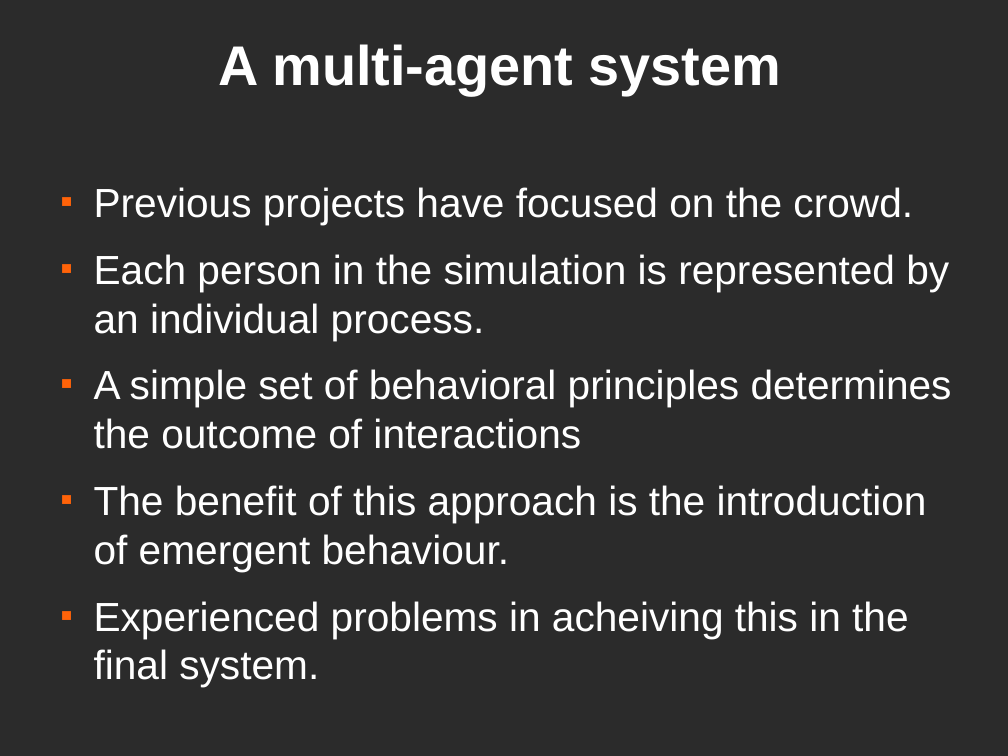
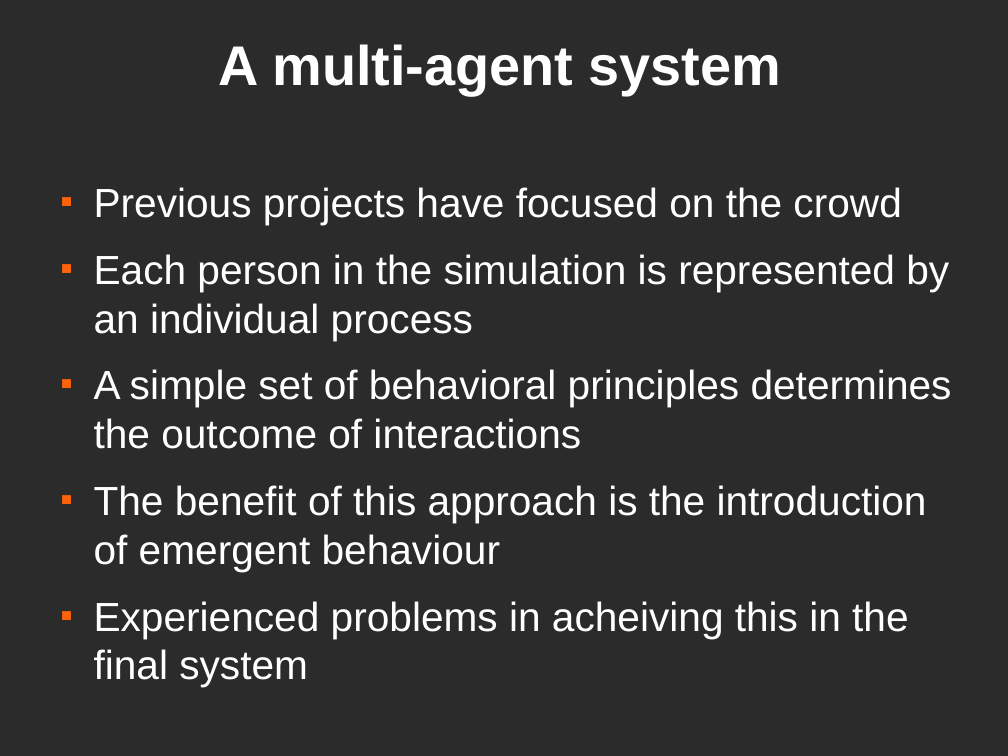
Before and after one commit to dantomosoiu/teamproject, a slide deck: slide 24 of Presentation/TeamProjectPresentationv5.odp. Drawn at 1008x756 pixels with LibreOffice and Linux fonts; fonts in the diff are those of the drawing; background and template pictures are left out; a plain dark background stands for a picture behind light text. Boxes give left, top, right and bottom in pixels: in the first picture for what was removed or moved away, otherwise in the second. Text is boxed around its words. In the diff, an @@ line names an element or a change of style, - is before the commit and + after.

```diff
--- a/Presentation/TeamProjectPresentationv5.odp
+++ b/Presentation/TeamProjectPresentationv5.odp
@@ text at [94, 187, 949, 340]: text changed @@
-■ Previous projects have focused on the crowd.
-■ Each person in the simulation is represented by an individual process.
+■ Previous projects have focused on the crowd
+■ Each person in the simulation is represented by an individual process
@@ text at [94, 485, 927, 687]: text changed @@
-■ The benefit of this approach is the introduction of emergent behaviour.
-■ Experienced problems in acheiving this in the final system.
+■ The benefit of this approach is the introduction of emergent behaviour
+■ Experienced problems in acheiving this in the final system
```
Also in this commit, not shown: 9 other slides changed.
